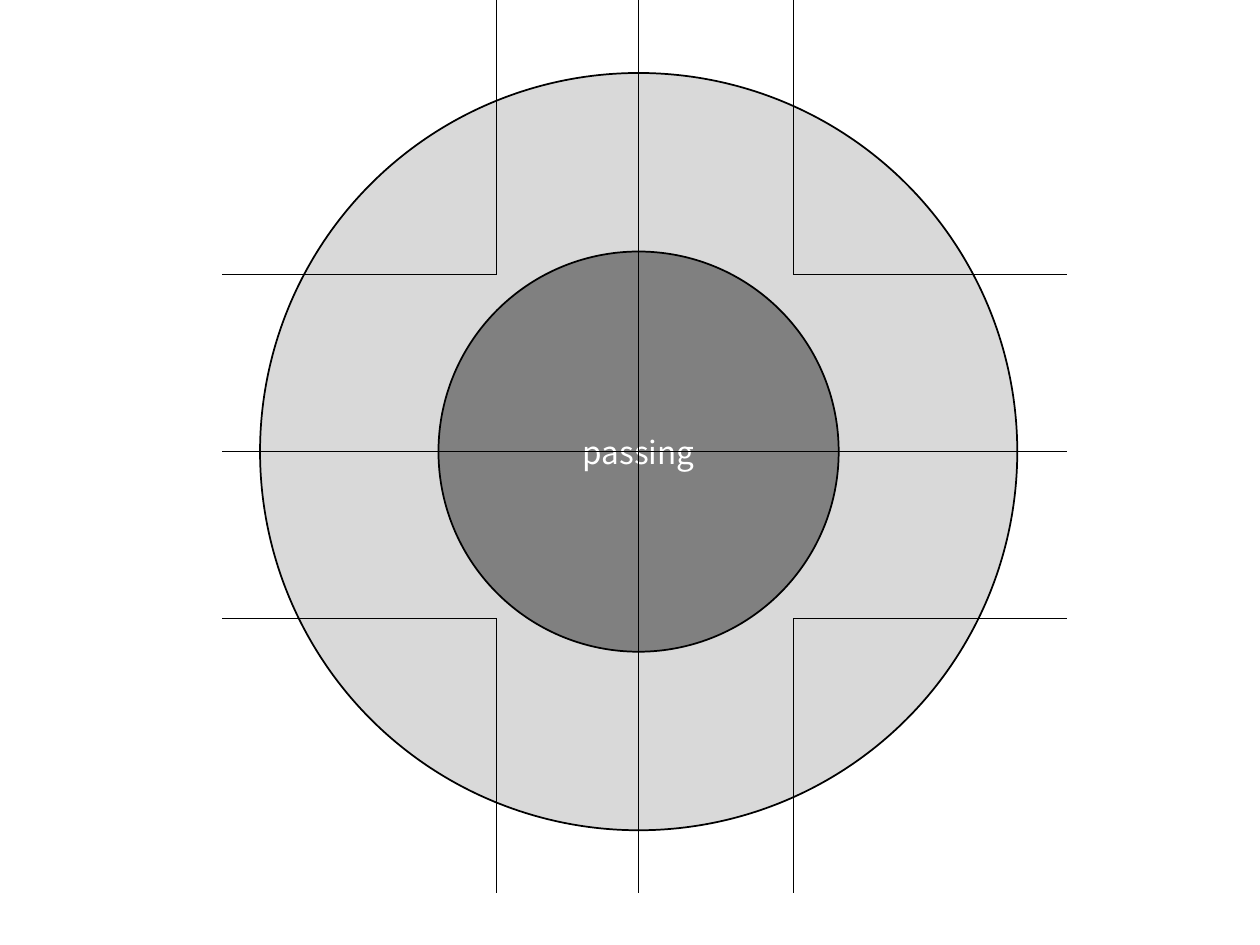
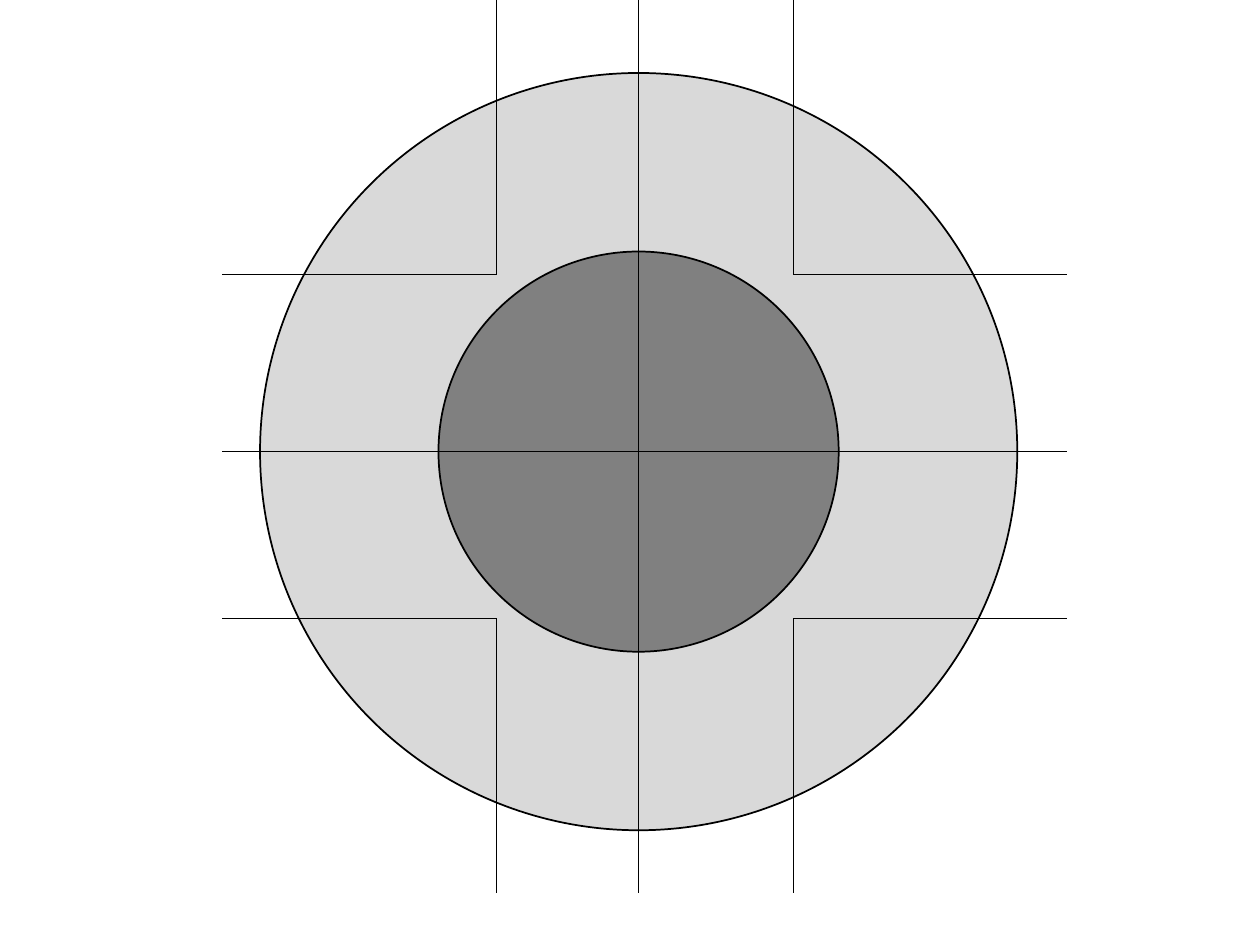
Before and after one commit to Sahara62/SSI2019, a slide deck: slide 1 of model.pptx. Drawn at 1260x945 pixels with LibreOffice and Linux fonts; fonts in the diff are those of the drawing. Boxes give left, top, right and bottom in pixels: in the first picture for what was removed or moved away, otherwise in the second. Text is boxed around its words. In the diff, an @@ line names an element or a change of style, - is before the commit and + after.

Commit message:
ベースとなるmodelの「passing」を消去

```diff
--- a/model.pptx
+++ b/model.pptx
@@ text in ellipse at (x1=583, y1=432, x2=695, y2=473): text removed @@
-passing
```
